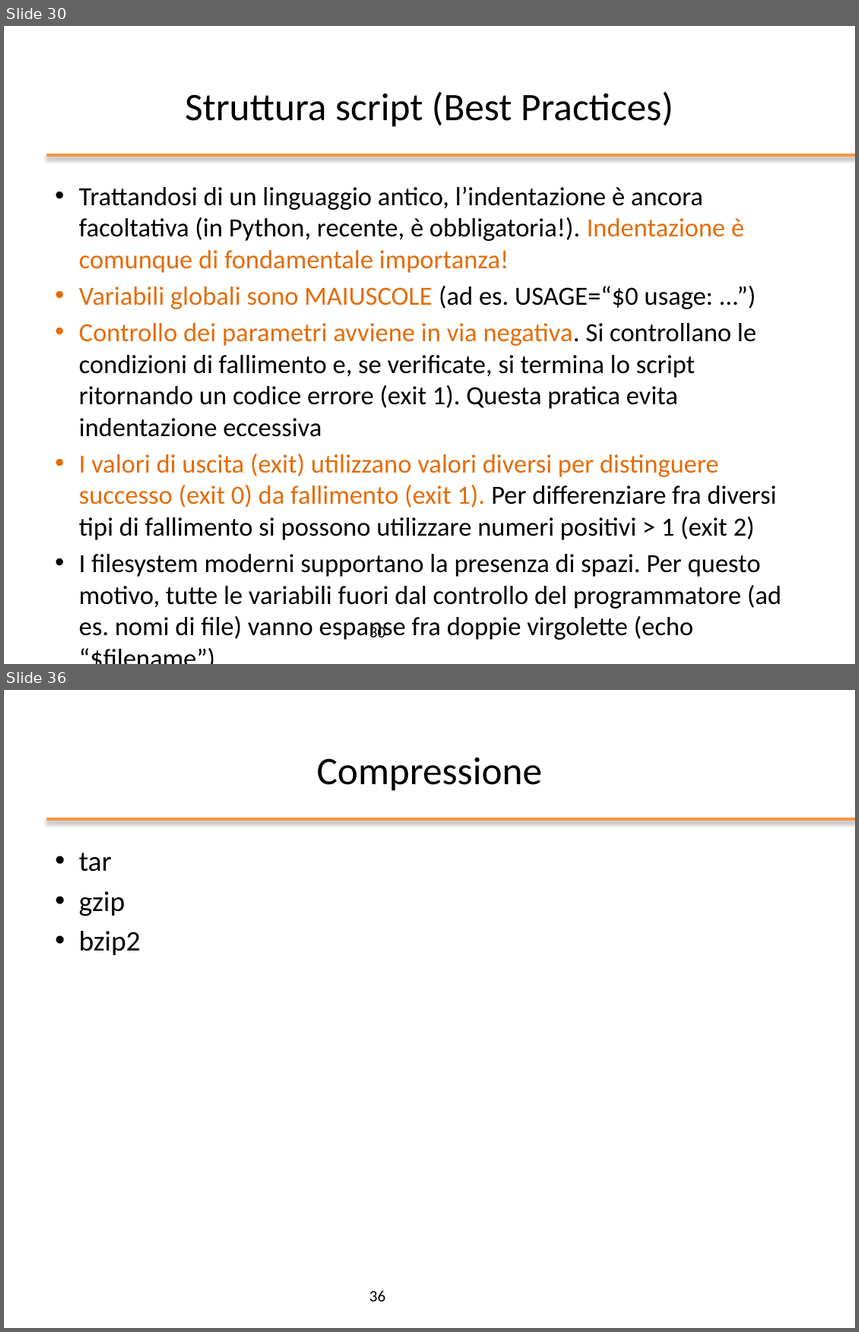
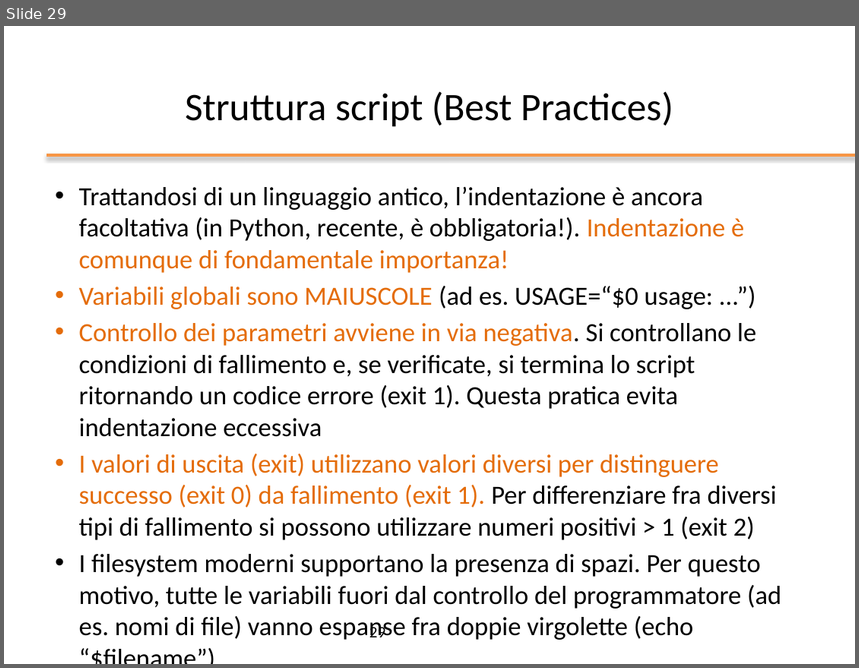
Before and after one commit to nbicocchi/operatingsystemsbsc, a slide deck: slides/ppt/03_Bash Scripting.pptx. Shown one above the other, each under a label of ours: slides 30 and 36 before the commit, slide 29 after it; the slides between them are not shown. The pictures are 859x1332 and 859x668 pixels, drawn with LibreOffice and Linux fonts; fonts in the diff are those of the drawing; background and template pictures are left out. Boxes give left, top, right and bottom in pixels: in the first picture for what was removed or moved away, otherwise in the second. Text is boxed around its words. In the diff, an @@ line names an element or a change of style, - is before the commit and + after.

```diff
--- a/slides/ppt/03_Bash Scripting.pptx
+++ b/slides/ppt/03_Bash Scripting.pptx
@@ slide 36 removed at bbox=[4, 690, 855, 1328], background #FFFFFF; not listed: 1 template element that a slide beside it also shows @@
@@ title removed at bbox=[317, 757, 542, 791] @@
-Compressione
@@ text removed at bbox=[79, 853, 141, 955] @@
-• tar
-• gzip
-• bzip2
@@ page number removed at bbox=[370, 1290, 386, 1302] @@
-36
@@ what was slide 30 is now slide 29 @@
@@ page number at bbox=[370, 625, 386, 638]: text changed @@
-30
+29
```
Also in this commit, not shown: 3 slides changed, 7 other slides removed, 3 other files.
